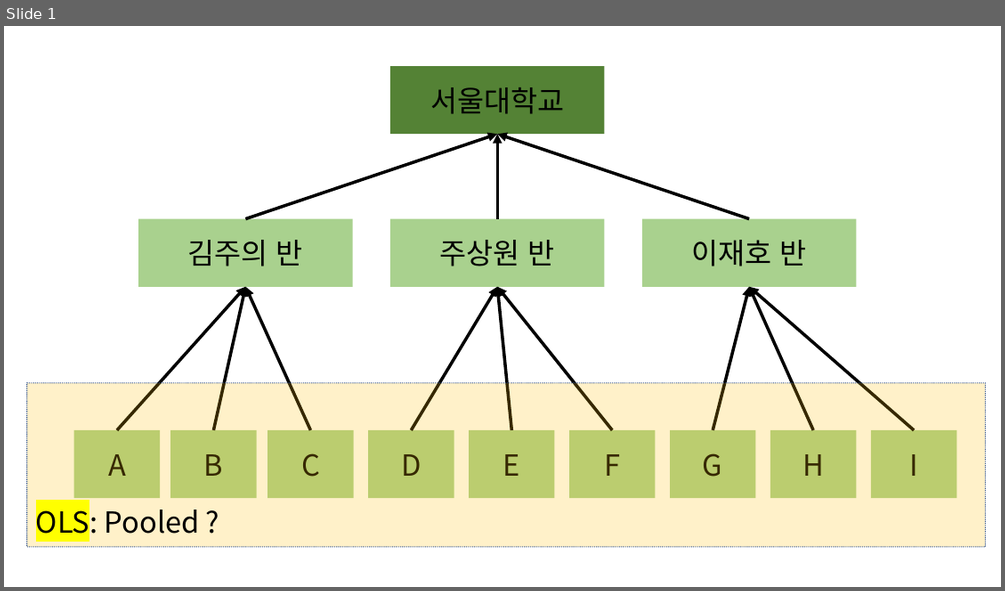
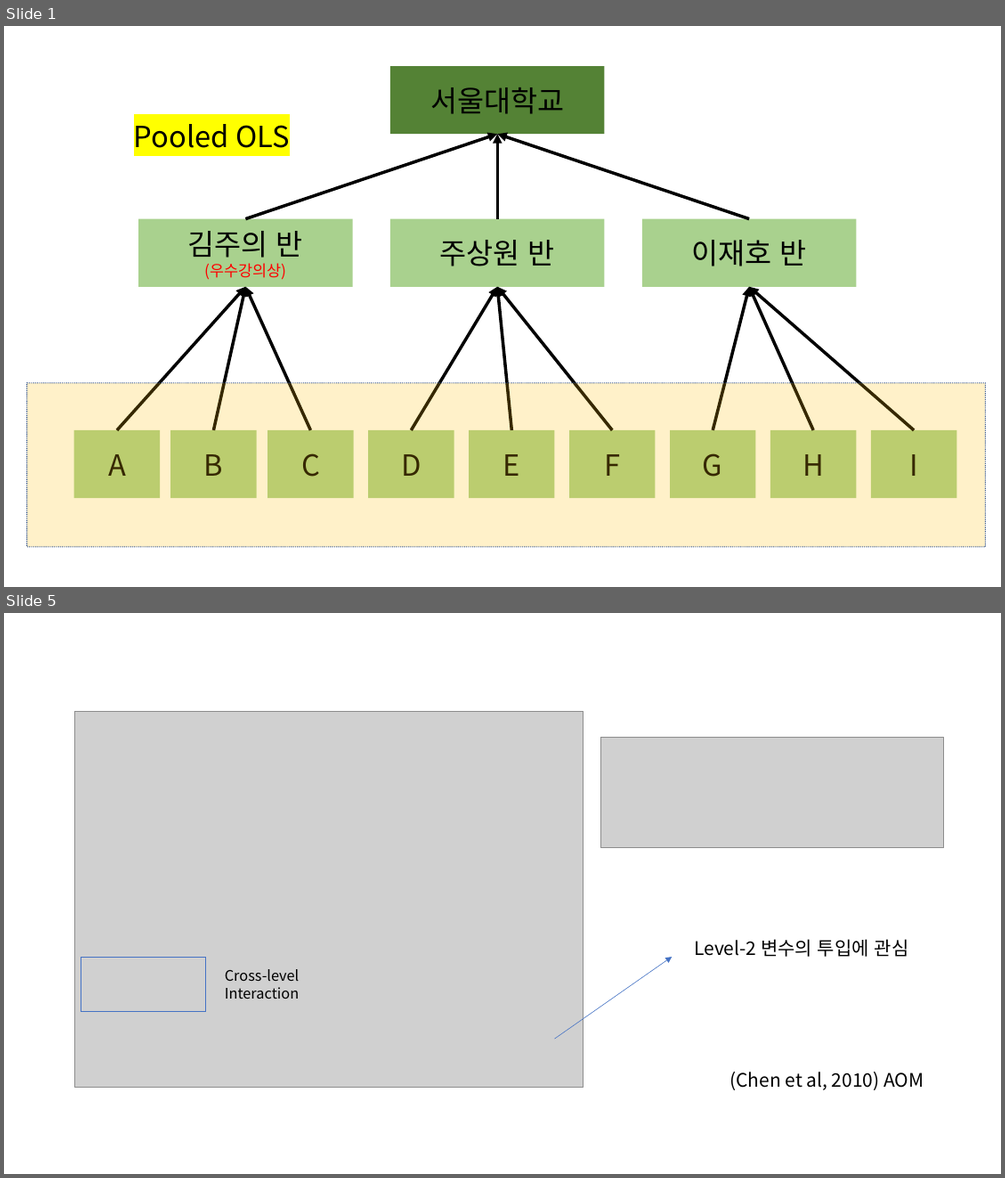
Before and after one commit to SangwonJu/HLM, a slide deck: 그림.pptx. Shown one above the other, each under a label of ours: slide 1 before the commit, slides 1 and 5 after it; the slides between them are not shown. The pictures are 1005x591 and 1005x1178 pixels, drawn with LibreOffice and Linux fonts; fonts in the diff are those of the drawing; grey boxes stand for pictures. Boxes give left, top, right and bottom in pixels: in the first picture for what was removed or moved away, otherwise in the second. Text is boxed around its words. In the diff, an @@ line names an element or a change of style, - is before the commit and + after.

```diff
--- a/그림.pptx
+++ b/그림.pptx
@@ slide 5 added at (4, 613, 1001, 1174), background #FFFFFF @@
@@ picture added at (75, 711, 583, 1087) @@
@@ picture added at (601, 737, 944, 847) @@
@@ rectangle added at (81, 957, 206, 1013), outline #4472C4 0.75 pt @@
@@ arrow added from (554, 1038) to (672, 957), #4472C4 0.5 pt @@
@@ text added at (694, 939, 909, 957), 18 pt, text #000000 @@
+Level-2 변수의 투입에 관심
@@ text added at (225, 969, 299, 998), 14 pt, text #000000 @@
+Cross-level Interaction
@@ text added at (729, 1071, 923, 1090), 18 pt, text #000000 @@
+(Chen et al, 2010) AOM
@@ slide 1 changed as well @@
@@ text at (134, 124, 290, 148): text changed @@
-OLS: Pooled ?
+Pooled OLS
@@ text in rectangle at (188, 231, 303, 280): text changed; size 28 to 15 pt; text colour #000000 to #FF0000 @@
-김주의 반
+김주의 반
+(우수강의상)
```
Also in this commit, not shown: 9 other slides added, 45 other files.
